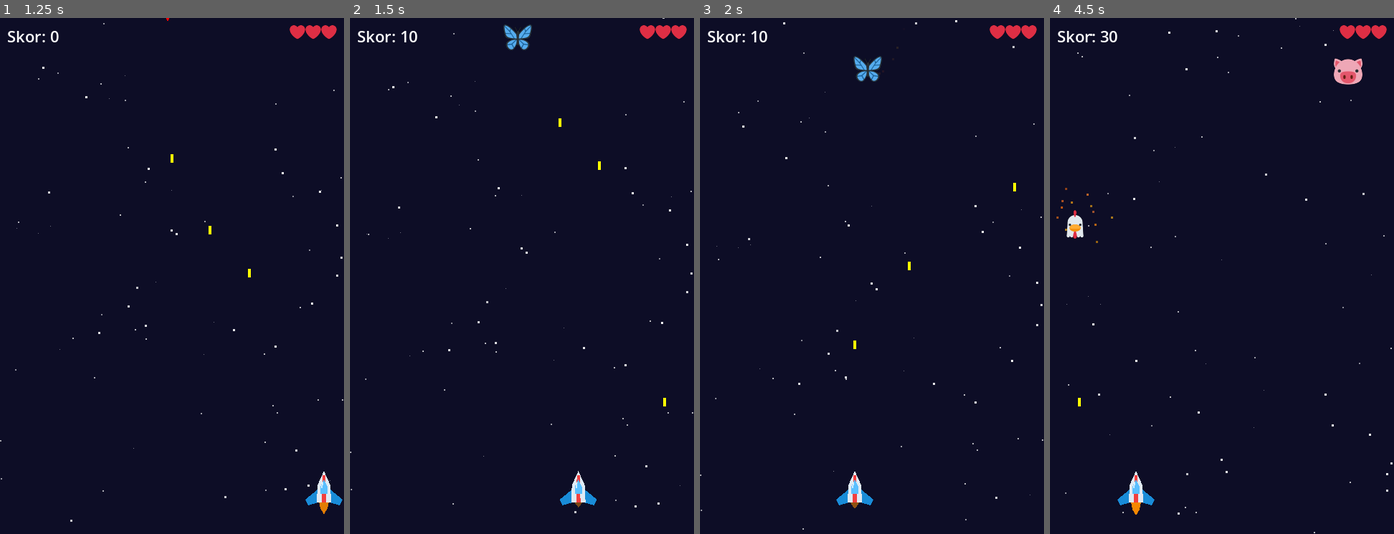
Above: before the commit, frames 1-4 (left to right).
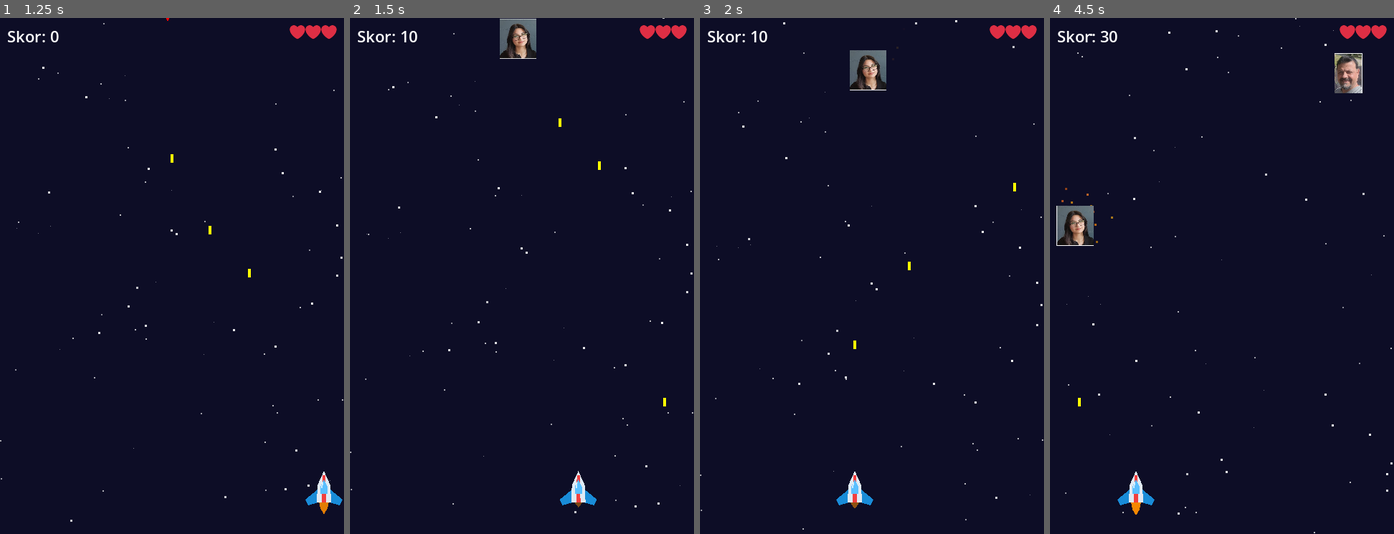
Above: after the commit, the same moments.

Repository: RmznBDY/uzay-atis-oyunu
Game: Godot game, scene res://main.tscn
Two runs of this game, one before a commit and one after it. Both use one fixed random seed, a clock stepped at 60 frames per second and the inputs below.
Inputs (mouse positions are in pixels of both pictures, inside the frame that each line leads up to):
- Up to frame 1 (1.25 s): tap Enter (ui_accept) at 0.5, 0.77 s; move the mouse to (247, 250) at 0.52 s; hold Right (ui_right) from 0.53 s (still down); click (247, 250) at 0.67 s
- Up to frame 2 (1.5 s): release Right (ui_right) at 1.25 s; drag from (453, 301) to (504, 379) at 1.27 s
- Up to frame 3 (2 s): no input
- Up to frame 4 (4.5 s): move the mouse to (1256, 162) at 2.02 s; hold Right (ui_right) 2.03-2.75 s; drag from (1204, 379) to (1118, 198) at 2.77 s; move the mouse to (1325, 353) at 3.52 s; hold Left (ui_left) 3.53-4.25 s; tap Enter (ui_accept) at 3.77 s; drag from (1118, 198) to (1170, 147) at 4.27 s

Frame 1 is identical in both runs. In frame 2, 0.7% of the frame differs, in the area x 43-55%, y 0-8%; in frame 3, 0.7%; in frame 4, 1.3%, in the area x 1-91%, y 6-45%.

Commit message:
Vurulan dusman yerine foto/ klasorundeki resimler dusuyor

Diff:
--- a/main.gd
+++ b/main.gd
@@ -19,6 +19,8 @@
 const EXPLOSION_PARTICLES = 14
 const AUTOFIRE_INTERVAL = 0.18
 const TOUCH_FOLLOW_SPEED = 800.0
+const PHOTO_DIR = "res://foto"
+const PHOTO_DISPLAY_SIZE = 56.0
 
 var player: Node2D
 var engine_glow: Polygon2D
@@ -37,10 +39,12 @@
 var touch_active: bool = false
 var touch_x: float = 0.0
 var autofire_timer: float = 0.0
+var photo_textures: Array[Texture2D] = []
 
 
 func _ready() -> void:
 	emoji_font = load("res://assets/Twemoji.Mozilla.ttf")
+	_load_photo_textures()
 
 	var bg := ColorRect.new()
 	bg.color = Color(0.05, 0.05, 0.15)
@@ -282,22 +286,69 @@
 	enemies.append(enemy)
 
 
+func _load_photo_textures() -> void:
+	var dir := DirAccess.open(PHOTO_DIR)
+	if dir == null:
+		return
+	var seen := {}
+	dir.list_dir_begin()
+	var name := dir.get_next()
+	while name != "":
+		if not dir.current_is_dir():
+			var canonical := name
+			if canonical.to_lower().ends_with(".import"):
+				canonical = canonical.substr(0, canonical.length() - 7)
+			var lower := canonical.to_lower()
+			var is_image := lower.ends_with(".png") or lower.ends_with(".jpg") or lower.ends_with(".jpeg") or lower.ends_with(".webp")
+			if is_image and not seen.has(canonical):
+				seen[canonical] = true
+				var path := PHOTO_DIR + "/" + canonical
+				if ResourceLoader.exists(path):
+					var tex: Texture2D = load(path)
+					if tex != null:
+						photo_textures.append(tex)
+		name = dir.get_next()
+	dir.list_dir_end()
+
+
 func _spawn_animal(pos: Vector2) -> void:
+	var trophy: Node2D
+	if photo_textures.size() > 0:
+		trophy = _make_photo_trophy()
+	else:
+		trophy = _make_emoji_trophy()
+	trophy.position = pos
+	add_child(trophy)
+
+	var tween := create_tween()
+	tween.set_parallel(true)
+	tween.tween_property(trophy, "position:y", trophy.position.y + ANIMAL_FALL_DISTANCE, ANIMAL_LIFETIME)
+	tween.tween_property(trophy, "modulate:a", 0.0, ANIMAL_LIFETIME).set_delay(ANIMAL_LIFETIME * 0.4)
+	tween.chain().tween_callback(trophy.queue_free)
+
+
+func _make_emoji_trophy() -> Node2D:
+	var holder := Node2D.new()
 	var animal := Label.new()
 	animal.text = ANIMAL_EMOJIS[randi() % ANIMAL_EMOJIS.size()]
 	animal.add_theme_font_override("font", emoji_font)
 	animal.add_theme_font_size_override("font_size", 40)
 	animal.size = Vector2(60, 60)
+	animal.position = Vector2(-30, -30)
 	animal.horizontal_alignment = HORIZONTAL_ALIGNMENT_CENTER
 	animal.vertical_alignment = VERTICAL_ALIGNMENT_CENTER
-	animal.position = pos - Vector2(30, 30)
-	add_child(animal)
-
-	var tween := create_tween()
-	tween.set_parallel(true)
-	tween.tween_property(animal, "position:y", animal.position.y + ANIMAL_FALL_DISTANCE, ANIMAL_LIFETIME)
-	tween.tween_property(animal, "modulate:a", 0.0, ANIMAL_LIFETIME).set_delay(ANIMAL_LIFETIME * 0.4)
-	tween.chain().tween_callback(animal.queue_free)
+	holder.add_child(animal)
+	return holder
+
+
+func _make_photo_trophy() -> Node2D:
+	var sprite := Sprite2D.new()
+	sprite.texture = photo_textures[randi() % photo_textures.size()]
+	var tex_size := sprite.texture.get_size()
+	var max_dim: float = max(tex_size.x, tex_size.y)
+	var fit_scale: float = PHOTO_DISPLAY_SIZE / max_dim
+	sprite.scale = Vector2(fit_scale, fit_scale)
+	return sprite
 
 
 func _spawn_stars() -> void:
Binary file added: foto/Adsız.png
Not shown, added: foto/Adsız.png.import
Binary file added: foto/Adsız2.png
Not shown, added: foto/Adsız2.png.import
Binary file added: foto/Adsız3.png
Not shown, added: foto/Adsız3.png.import
Binary file added: foto/Adsız4.png
Not shown, added: foto/Adsız4.png.import
Binary file added: foto/Adsız5.png
Not shown, added: foto/Adsız5.png.import
Not shown, changed: docs/index.html
Not shown, changed: docs/index.pck
